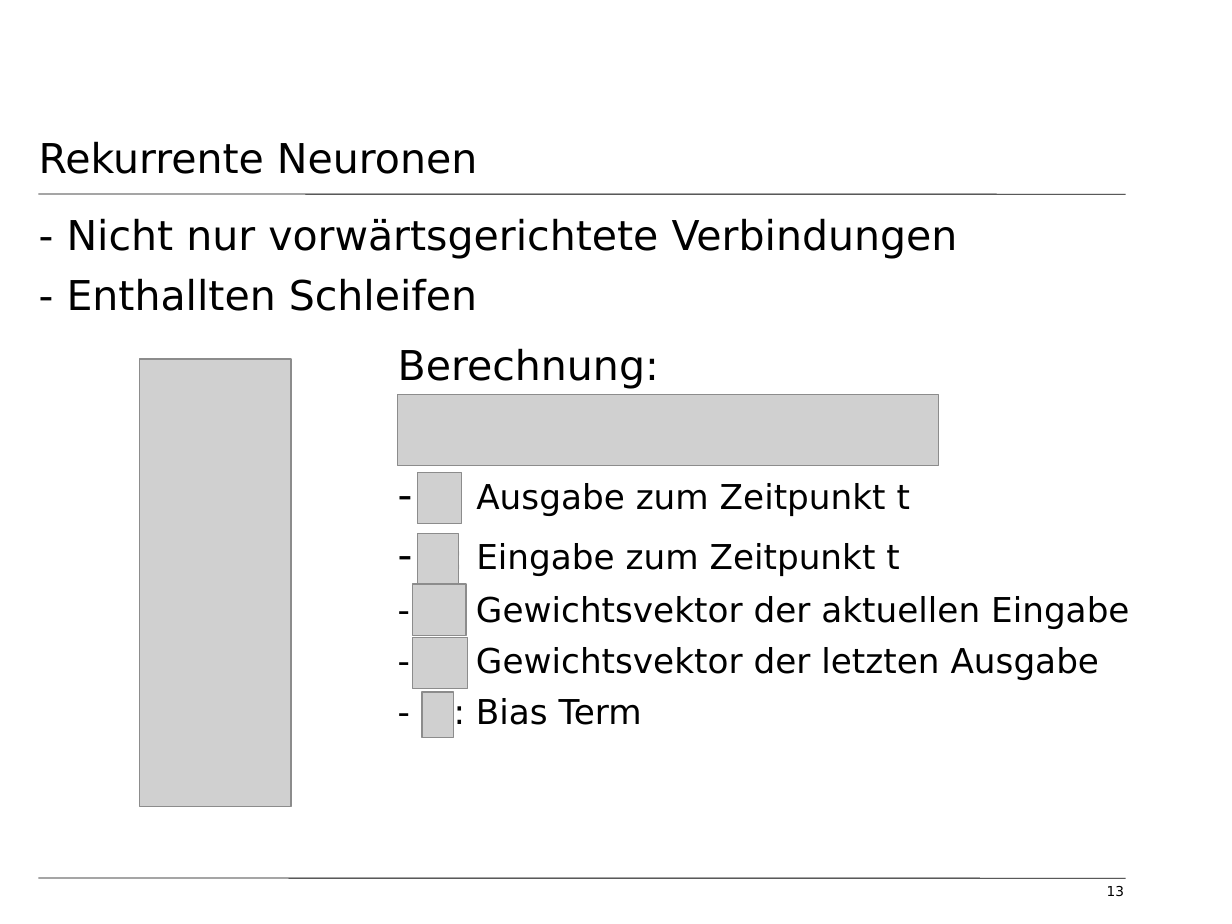
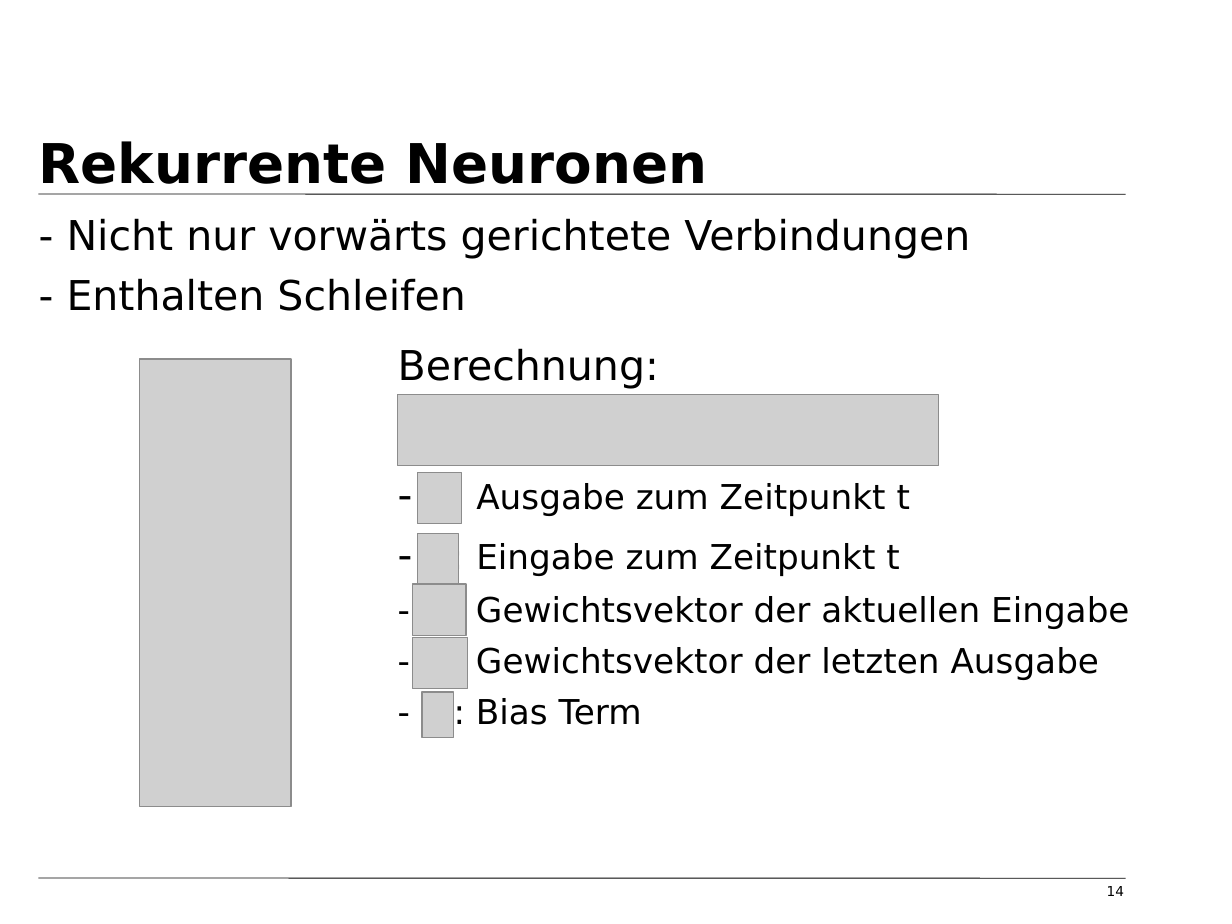
Before and after one commit to tfassbender/deep_learning_team_rnn, a slide deck: slide 14 of vorlesung/vorlesung_rnn_tobias.odp (slide 13 before the commit). Drawn at 1232x924 pixels with LibreOffice and Linux fonts; fonts in the diff are those of the drawing; grey boxes stand for pictures; background and template pictures are left out. Boxes give left, top, right and bottom in pixels: in the first picture for what was removed or moved away, otherwise in the second. Text is boxed around its words. In the diff, an @@ line names an element or a change of style, - is before the commit and + after.

```diff
--- a/vorlesung/vorlesung_rnn_tobias.odp
+++ b/vorlesung/vorlesung_rnn_tobias.odp
@@ title "Rekurrente Neuronen" at (x1=39, y1=141, x2=708, y2=194): size 24 to 32 pt, bold on; vertical alignment top to bottom @@
@@ text at (x1=67, y1=218, x2=970, y2=311): text changed @@
-- Nicht nur vorwärtsgerichtete Verbindungen
-- Enthallten Schleifen
+- Nicht nur vorwärts gerichtete Verbindungen
+- Enthalten Schleifen
@@ page number at (x1=1107, y1=886, x2=1124, y2=896): text changed @@
-13
+14
```
Also in this commit, not shown: 12 other slides changed, 9 slides added, 8 other files.
